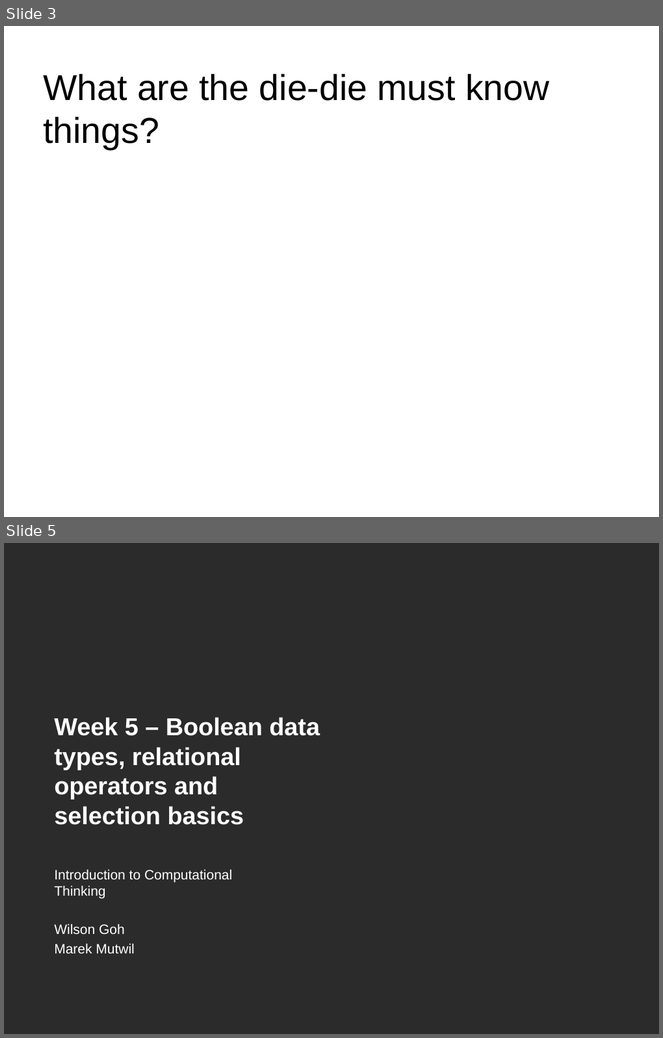
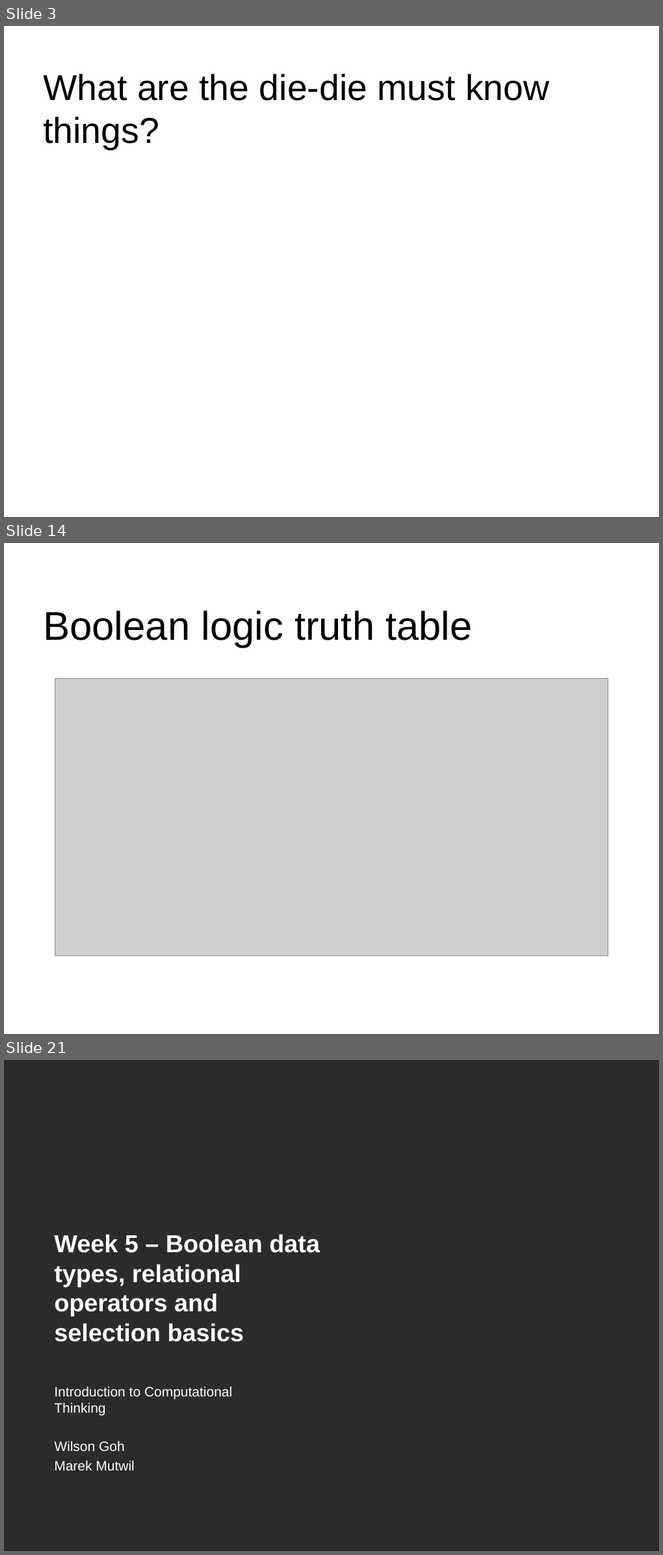
Before and after one commit to gohwils/biodatascience, a slide deck: BS1009/Week5_Tut_OperatorsSelection_sol_slides.pptx. Shown one above the other, each under a label of ours: slides 3 and 5 before the commit, slides 3, 14 and 21 after it; the slides between them are not shown. The pictures are 663x1038 and 663x1555 pixels, drawn with LibreOffice and Linux fonts; fonts in the diff are those of the drawing; grey boxes stand for pictures; background and template pictures are left out; a plain dark background stands for a picture behind light text. Boxes give left, top, right and bottom in pixels: in the first picture for what was removed or moved away, otherwise in the second. Text is boxed around its words. In the diff, an @@ line names an element or a change of style, - is before the commit and + after.

```diff
--- a/BS1009/Week5_Tut_OperatorsSelection_sol_slides.pptx
+++ b/BS1009/Week5_Tut_OperatorsSelection_sol_slides.pptx
@@ slide 14 added at (4, 543, 659, 1034), background #FFFFFF @@
@@ title added at (43, 611, 472, 648), 44 pt, text #000000 @@
+Boolean logic truth table
@@ picture added at (55, 679, 608, 956) @@
@@ what was slide 5 is now slide 21 @@
```
Also in this commit, not shown: 1 slide changed, 20 other slides added.
